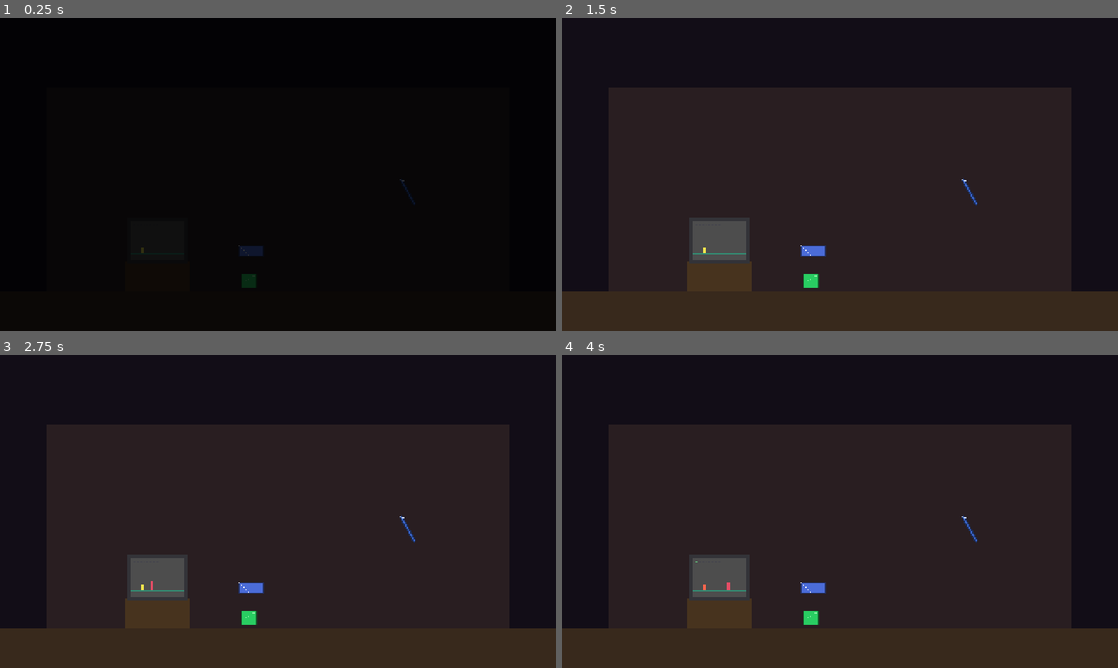
Above: before the commit, frames 1-4 (two rows, left to right).
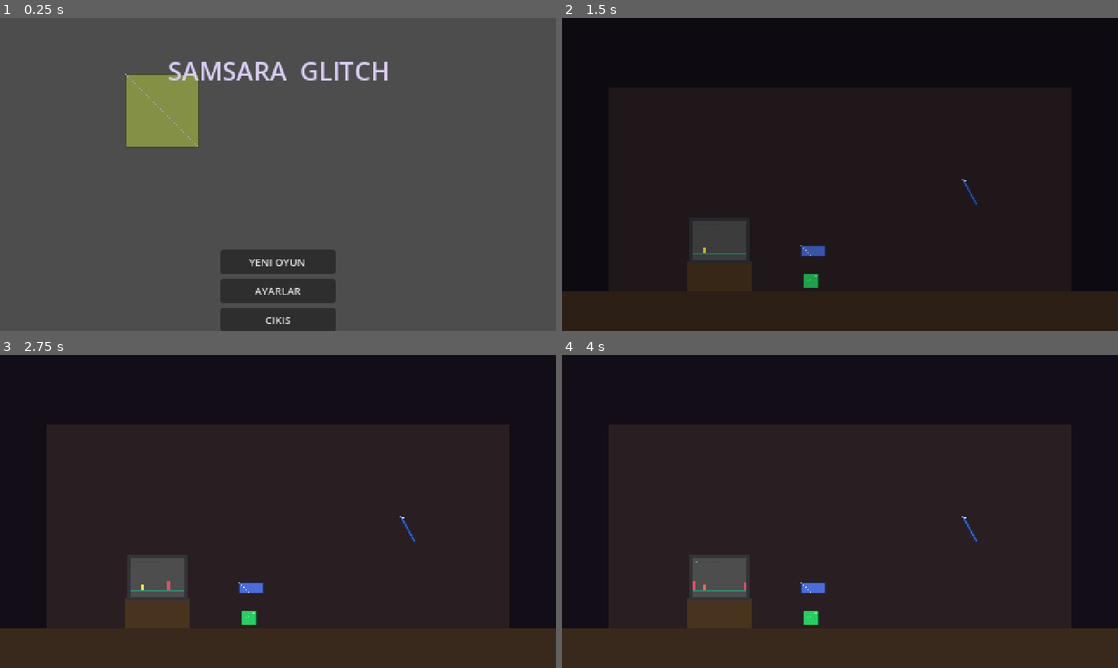
Above: after the commit, the same moments.

Repository: Eruldin/Honor-Meselesi
Game: Godot game, scene res://src/ui/Title.tscn
The game is run twice, just before and just after one commit, with the same random seed, the same clock (stepped at 60 frames per second) and the same inputs. Before the commit the project starts from res://src/levels/prolog/Prolog.tscn.
Inputs (mouse positions are in pixels of both pictures, inside the frame that each line leads up to):
- Up to frame 1 (0.25 s): no input
- Up to frame 2 (1.5 s): click (840, 262) at 0.5 s, where only the run after the commit has a clickable "YENI OYUN"; tap Enter at 1.25 s; move the mouse to (962, 158) at 1.27 s; hold D (move_right) from 1.28 s (still down); tap J (attack) at 1.35 s; click (962, 158) at 1.42 s
- Up to frame 3 (2.75 s): tap Space (jump) at 1.52, 1.82, 2 s; tap L (dash) at 1.55 s; release D (move_right) at 2 s; drag from (166, 527) to (250, 617) at 2.02 s
- Up to frame 4 (4 s): tap Enter at 2.75 s; move the mouse to (895, 442) at 2.77 s; hold D (move_right) 2.78-3.5 s; hold Space (jump) 2.78-3.5 s; tap J (attack) at 3.05 s; drag from (812, 574) to (673, 464) at 3.52 s

The runs differ from the first frame. In frame 1, 100% of the frame differs, in the area x 0-100%, y 0-100%; in frame 2, 0.3%; in frame 3, less than 0.1%; in frame 4, less than 0.1%.

Commit message:
Cila: baslik ekrani + devam etme, ses ayarlari, CREDITS, leak duzeltmeleri
- Title.tscn ana sahne oldu: YENI OYUN / DEVAM ET (kayit varsa,
  bolum eslemesiyle) / AYARLAR / CIKIS
- GameState: Vector2 flag serilestirme (respawn_pos save/load bug'i)
- Settings: music/sfx volume slider'lari + bus uygulamasi
- CREDITS.md: paket ici lisans dosyalarindan gercek lisanslar —
  Modern tiles_Free ve Postapoc ticari kullanim kisitlamasi notu
- PixelRain orphan fix (call_deferred -> direkt add_child)
- Ch7 aydinlatma: bosluk sahnesi okunabilir parlakliga cikti
- record_ch7 araci + test_save.gd (4 yeni test)

Generated with [Devin](https://devin.ai)

Co-Authored-By: Devin <158243242+devin-ai-integration[bot]@users.noreply.github.com>

Diff:
--- a/project.godot
+++ b/project.godot
@@ -12,7 +12,7 @@
 
 config/name="Samsara Glitch"
 config/description="2D aksiyon-platform / meta-anlati. CRT-glitch estetigi, Morfik Yanki form sistemi."
-run/main_scene="res://src/levels/prolog/Prolog.tscn"
+run/main_scene="res://src/ui/Title.tscn"
 config/features=PackedStringArray("4.7", "Forward Plus")
 boot_splash/bg_color=Color(0.05, 0.02, 0.08, 1)
 
--- a/src/core/game_state.gd
+++ b/src/core/game_state.gd
@@ -48,13 +48,20 @@
 
 
 func to_dict() -> Dictionary:
+	var ser_flags := {}
+	for k in flags:
+		var v: Variant = flags[k]
+		if v is Vector2:
+			ser_flags[k] = {"__v2": [v.x, v.y]}
+		else:
+			ser_flags[k] = v
 	return {
 		"version": SAVE_VERSION,
 		"chapter": String(current_chapter),
 		"current_form": String(current_form),
 		"unlocked_forms": unlocked_forms.map(func(f: StringName) -> String: return String(f)),
 		"checkpoint": String(checkpoint_id),
-		"flags": flags.duplicate(),
+		"flags": ser_flags,
 		"play_time": play_time,
 	}
 
@@ -64,7 +71,13 @@
 	current_form = StringName(data.get("current_form", "samurai"))
 	checkpoint_id = StringName(data.get("checkpoint", ""))
 	play_time = float(data.get("play_time", 0.0))
-	flags = data.get("flags", {}).duplicate()
+	flags.clear()
+	for k in data.get("flags", {}):
+		var v: Variant = data["flags"][k]
+		if v is Dictionary and v.has("__v2"):
+			var arr: Array = v["__v2"]
+			v = Vector2(float(arr[0]), float(arr[1]))
+		flags[k] = v
 	unlocked_forms.clear()
 	for f in data.get("unlocked_forms", ["samurai"]):
 		unlocked_forms.append(StringName(f))
--- a/src/core/settings.gd
+++ b/src/core/settings.gd
@@ -9,6 +9,15 @@
 var fx_intensity: float = 0.0      ## CRT/glitch — sadece senaryo anlarinda (glitch_pulse)
 var shake_scale: float = 1.0       ## ekran sarsintisi carpani
 var flash_scale: float = 1.0       ## flas/kivilcim parlakligi carpani
+var music_volume: float = 1.0      ## muzik bus seviyesi (0-1)
+var sfx_volume: float = 1.0        ## sfx bus seviyesi (0-1)
+
+
+func _apply_bus_volume() -> void:
+	for spec in [[&"Music", music_volume], [&"SFX", sfx_volume]]:
+		var idx := AudioServer.get_bus_index(spec[0])
+		if idx >= 0:
+			AudioServer.set_bus_volume_db(idx, linear_to_db(maxf(spec[1], 0.001)) if spec[1] > 0.0 else -80.0)
 
 
 func _ready() -> void:
@@ -30,6 +39,18 @@
 	_commit()
 
 
+func set_music_volume(v: float) -> void:
+	music_volume = clampf(v, 0.0, 1.0)
+	_apply_bus_volume()
+	_commit()
+
+
+func set_sfx_volume(v: float) -> void:
+	sfx_volume = clampf(v, 0.0, 1.0)
+	_apply_bus_volume()
+	_commit()
+
+
 func _commit() -> void:
 	save_settings()
 	changed.emit()
@@ -43,6 +64,8 @@
 		"fx_intensity": fx_intensity,
 		"shake_scale": shake_scale,
 		"flash_scale": flash_scale,
+		"music_volume": music_volume,
+		"sfx_volume": sfx_volume,
 	}))
 
 
@@ -55,4 +78,7 @@
 	fx_intensity = float(data.get("fx_intensity", 0.0))
 	shake_scale = float(data.get("shake_scale", 1.0))
 	flash_scale = float(data.get("flash_scale", 1.0))
+	music_volume = float(data.get("music_volume", 1.0))
+	sfx_volume = float(data.get("sfx_volume", 1.0))
+	_apply_bus_volume()
 	changed.emit()
--- a/src/enemies/glitch_amalgam.gd
+++ b/src/enemies/glitch_amalgam.gd
@@ -35,7 +35,8 @@
 		anims.modulate = Color(0.6, 1.1, 1.2)
 	contact_hitbox.activate(DamageInfo.make(1, self, Vector2.ZERO, true, true))
 	_rain = PixelRain.new()
-	get_parent().call_deferred("add_child", _rain)
+	if get_parent() != null:
+		get_parent().add_child(_rain)
 
 
 func _exit_tree() -> void:
--- a/src/enemies/red_tyrant.gd
+++ b/src/enemies/red_tyrant.gd
@@ -34,7 +34,8 @@
 		sprite.modulate = Color(0.85, 0.2, 0.2)
 	contact_hitbox.activate(DamageInfo.make(1, self, Vector2.ZERO, true, true))
 	_rain = PixelRain.new()
-	get_parent().call_deferred("add_child", _rain)
+	if get_parent() != null:
+		get_parent().add_child(_rain)
 
 
 func _exit_tree() -> void:
--- a/src/levels/ch7/ch7.gd
+++ b/src/levels/ch7/ch7.gd
@@ -45,12 +45,13 @@
 
 func _build_terrain() -> void:
 	var bg := ColorRect.new()
-	bg.color = Color(0.01, 0.01, 0.04)  # bosluk siyahi
+	bg.color = Color(0.05, 0.04, 0.11)  # bosluk siyahi-moru (okunabilir)
 	bg.size = Vector2(480, 270)
 	add_child(bg)
-	# Cok hafif uzak katman — kirik bellek artiklari
+	# Uzak katman — kirik bellek artiklari, soluk mor parilti
 	ParallaxBg.add(self, 480, [
-		{id = &"bg/ash_far", scroll = 0.05, modulate = Color(0.25, 0.2, 0.45, 0.5)},
+		{id = &"bg/ash_far", scroll = 0.05, modulate = Color(0.6, 0.5, 0.9, 0.7)},
+		{id = &"bg/ash_sky", scroll = 0.12, modulate = Color(0.5, 0.5, 0.85, 0.5)},
 	])
 	# Tek genis platform — boslukta asili
 	var body := StaticBody2D.new()
@@ -64,7 +65,7 @@
 	add_child(body)
 	var sp := Sprite2D.new()
 	sp.texture = AssetLoader.tiled_texture(&"terrain/ash_ground", Vector2i(360, 20))
-	sp.modulate = Color(0.35, 0.3, 0.6)
+	sp.modulate = Color(0.6, 0.55, 0.9)
 	sp.global_position = body.global_position
 	add_child(sp)
 	# Karaltma perdesi (cutscene fade icin)
--- /dev/null
+++ b/src/ui/Title.tscn
@@ -0,0 +1,6 @@
+[gd_scene load_steps=2 format=3 uid="uid://samsara_title"]
+
+[ext_resource type="Script" path="res://src/ui/title.gd" id="1_title"]
+
+[node name="Title" type="Node2D"]
+script = ExtResource("1_title")
--- a/src/ui/settings_menu.gd
+++ b/src/ui/settings_menu.gd
@@ -34,6 +34,8 @@
 	vbox.add_child(_slider_row("Efekt", Settings.fx_intensity, Settings.set_fx_intensity))
 	vbox.add_child(_slider_row("Sarsinti", Settings.shake_scale, Settings.set_shake_scale))
 	vbox.add_child(_slider_row("Flas", Settings.flash_scale, Settings.set_flash_scale))
+	vbox.add_child(_slider_row("Muzik", Settings.music_volume, Settings.set_music_volume))
+	vbox.add_child(_slider_row("Ses", Settings.sfx_volume, Settings.set_sfx_volume))
 
 	var hint := Label.new()
 	hint.text = "Esc: kapat"
--- /dev/null
+++ b/src/ui/title.gd
@@ -0,0 +1,94 @@
+extends Node2D
+## Baslik ekrani: YENI OYUN / DEVAM ET (kayit varsa) / AYARLAR / CIKIS.
+## Devam, kaydedilen bolume atlar (GameState.current_chapter).
+
+const CHAPTER_SCENES := {
+	&"prolog": "res://src/levels/prolog/Prolog.tscn",
+	&"ch1": "res://src/levels/ch1/Ch1.tscn",
+	&"ch2": "res://src/levels/ch2/Ch2.tscn",
+	&"ch3": "res://src/levels/ch3/Ch3.tscn",
+	&"ch4": "res://src/levels/ch4/Ch4.tscn",
+	&"ch5": "res://src/levels/ch5/Ch5.tscn",
+	&"ch6": "res://src/levels/ch6/Ch6.tscn",
+	&"ch7": "res://src/levels/ch7/Ch7.tscn",
+}
+
+var _settings: SettingsMenu
+
+
+func _ready() -> void:
+	GameState.play_time = 0.0
+	var bg := ColorRect.new()
+	bg.color = Color(0.03, 0.02, 0.07)
+	bg.set_anchors_preset(Control.PRESET_FULL_RECT)
+	add_child(bg)
+
+	# Soluk ay + samuray silueti (sessiz tanitim)
+	var moon := Sprite2D.new()
+	AssetLoader.apply_to_sprite(moon, &"bg/moon", Vector2i(64, 64))
+	moon.position = Vector2(140, 80)
+	moon.modulate = Color(0.8, 0.8, 0.9, 0.7)
+	add_child(moon)
+
+	var frames: SpriteFrames = AssetLoader.frames(&"player/samurai/idle")
+	if frames != null and frames.has_animation(&"default"):
+		var sam := AnimatedSprite2D.new()
+		sam.sprite_frames = frames
+		sam.play(&"default")
+		sam.position = Vector2(240, 158)
+		add_child(sam)
+	else:
+		var ph := Sprite2D.new()
+		AssetLoader.apply_to_sprite(ph, &"boot/placeholder", Vector2i(24, 40))
+		ph.position = Vector2(240, 190)
+		add_child(ph)
+
+	var title := Label.new()
+	title.text = "SAMSARA  GLITCH"
+	title.add_theme_font_size_override("font_size", 22)
+	title.add_theme_color_override("font_color", Color(0.85, 0.8, 0.95))
+	title.position = Vector2(240 - title.get_theme_default_font().get_string_size(title.text, HORIZONTAL_ALIGNMENT_LEFT, -1, 22).x / 2.0, 30)
+	add_child(title)
+
+	var vbox := VBoxContainer.new()
+	vbox.add_theme_constant_override("separation", 4)
+	vbox.position = Vector2(190, 200)
+	add_child(vbox)
+	if SaveSystem.has_save():
+		vbox.add_child(_btn("DEVAM ET", _on_continue))
+	vbox.add_child(_btn("YENI OYUN", _on_new_game))
+	vbox.add_child(_btn("AYARLAR", _on_settings))
+	if not OS.has_feature("web"):
+		vbox.add_child(_btn("CIKIS", func() -> void: get_tree().quit()))
+
+	_settings = SettingsMenu.new()
+	add_child(_settings)
+	AudioManager.play_music(&"music/prolog")
+
+
+func _btn(text: String, cb: Callable) -> Button:
+	var b := Button.new()
+	b.text = text
+	b.custom_minimum_size = Vector2(100, 14)
+	b.add_theme_font_size_override("font_size", 9)
+	b.pressed.connect(cb)
+	return b
+
+
+func _on_new_game() -> void:
+	SaveSystem.wipe()
+	GameState.reset()
+	EventBus.scene_change_requested.emit(CHAPTER_SCENES[&"prolog"])
+
+
+func _on_continue() -> void:
+	if SaveSystem.load_game() != OK:
+		_on_new_game()
+		return
+	var scene: String = CHAPTER_SCENES.get(GameState.current_chapter, CHAPTER_SCENES[&"prolog"])
+	EventBus.scene_change_requested.emit(scene)
+
+
+func _on_settings() -> void:
+	if _settings.visible == false:
+		_settings.toggle()
--- /dev/null
+++ b/tests/test_save.gd
@@ -0,0 +1,53 @@
+extends GutTest
+## Kayit sistemi: chapter eslemesi, Vector2 flag roundtrip, devam etme.
+
+const TitleScript := preload("res://src/ui/title.gd")
+
+
+func before_each() -> void:
+	GameState.reset()
+	SaveSystem.wipe()
+
+
+func after_each() -> void:
+	GameState.reset()
+	SaveSystem.wipe()
+
+
+func test_save_roundtrip_preserves_chapter_and_vector_flags() -> void:
+	GameState.current_chapter = &"ch5"
+	GameState.checkpoint_id = &"ch5_ruins"
+	GameState.unlock_form(&"tavuk")
+	GameState.set_flag(&"respawn_pos", Vector2(123.5, 200.25))
+	GameState.set_flag(&"boss_intro_done", true)
+	assert_eq(SaveSystem.save_game(), OK)
+	GameState.reset()
+	assert_eq(SaveSystem.load_game(), OK)
+	assert_eq(GameState.current_chapter, &"ch5")
+	assert_eq(GameState.checkpoint_id, &"ch5_ruins")
+	assert_true(GameState.unlocked_forms.has(&"tavuk"))
+	var pos: Variant = GameState.get_flag(&"respawn_pos")
+	assert_true(pos is Vector2, "respawn_pos Vector2 olarak geri yuklenmeli")
+	assert_almost_eq(pos.x, 123.5, 0.01)
+	assert_almost_eq(pos.y, 200.25, 0.01)
+	assert_eq(GameState.get_flag(&"boss_intro_done"), true)
+
+
+func test_continue_maps_chapter_to_scene() -> void:
+	assert_eq(TitleScript.CHAPTER_SCENES[&"ch5"], "res://src/levels/ch5/Ch5.tscn")
+	assert_eq(TitleScript.CHAPTER_SCENES[&"ch7"], "res://src/levels/ch7/Ch7.tscn")
+	for ch in TitleScript.CHAPTER_SCENES:
+		assert_true(ResourceLoader.exists(TitleScript.CHAPTER_SCENES[ch]),
+			"sahne mevcut olmali: %s" % TitleScript.CHAPTER_SCENES[ch])
+
+
+func test_load_without_save_fails_cleanly() -> void:
+	assert_eq(SaveSystem.load_game(), ERR_FILE_NOT_FOUND)
+
+
+func test_settings_volume_persists() -> void:
+	var old_music := Settings.music_volume
+	Settings.set_music_volume(0.4)
+	var data: Variant = JSON.parse_string(FileAccess.get_file_as_string(Settings.PATH))
+	assert_almost_eq(float(data.get("music_volume", -1.0)), 0.4, 0.001)
+	Settings.set_music_volume(old_music)
--- /dev/null
+++ b/tools/RecordCh7.tscn
@@ -0,0 +1,6 @@
+[gd_scene load_steps=2 format=3 uid="uid://samsara_recch7"]
+
+[ext_resource type="Script" path="res://tools/record_ch7.gd" id="1_rec"]
+
+[node name="RecordCh7" type="Node2D"]
+script = ExtResource("1_rec")
--- /dev/null
+++ b/tools/ShootTitle.tscn
@@ -0,0 +1,4 @@
+[gd_scene load_steps=2 format=3 uid="uid://samsara_shoottitle"]
+[ext_resource type="Script" path="res://tools/shoot_title.gd" id="1_s"]
+[node name="ShootTitle" type="Node2D"]
+script = ExtResource("1_s")
--- /dev/null
+++ b/tools/record_ch7.gd
@@ -0,0 +1,70 @@
+extends "res://src/levels/ch7/ch7.gd"
+## M8 PR kaydi: Kul Diyari turu — saga yuru, kovanlari kes, yarasalardan
+## kac, dinlen, arena, Kul Muhafizi. build/capture_c7/ altina PNG yazar.
+
+var _ai: AIInputSource
+var _frames_dir := "res://build/capture_c7"
+var _capture_count := 0
+var _capturing := false
+
+
+func _ready() -> void:
+	auto_advance = false
+	_ai = AIInputSource.new()
+	super._ready()
+	creature.set_input_source(_ai)
+	DirAccess.make_dir_recursive_absolute(ProjectSettings.globalize_path(_frames_dir))
+	_run_script()
+
+
+func _wait(sec: float) -> void:
+	await get_tree().create_timer(sec).timeout
+
+
+func _fight() -> void:
+	_ai.tap(&"attack")
+	await _wait(0.4)
+	_ai.tap(&"attack")
+	await _wait(0.4)
+
+
+func _walk_to(x: float, timeout := 14.0) -> void:
+	var t := 0.0
+	while creature.global_position.x < x and t < timeout:
+		if not is_instance_valid(samurai):
+			return
+		_ai.axis(1.0)
+		await get_tree().create_timer(0.1).timeout
+		t += 0.1
+	_ai.axis(0.0)
+
+
+func _run_script() -> void:
+	await _wait(0.8)
+	_capturing = true
+	for i in 14:
+		_ai.axis(-1.0 if _ai.flip else 1.0) if false else _ai.axis(1.0)
+		await _wait(0.25)
+		_ai.axis(0.0)
+		_ai.tap(&"attack")
+		await _wait(0.45)
+		if i % 4 == 2:
+			_ai.tap(&"dash")
+		if i % 5 == 4:
+			_ai.tap(&"jump")
+		await _wait(0.4)
+	_capturing = false
+	print("capture done: %d frames" % _capture_count)
+	get_tree().quit()
+
+
+func _process(delta: float) -> void:
+	super._process(delta)
+	if not _capturing:
+		return
+	_capture_count += 1
+	if _capture_count % 3 != 0:
+		return
+	var img := get_viewport().get_texture().get_image()
+	img.resize(480, 270, Image.INTERPOLATE_NEAREST)
+	img.save_png("%s/f%04d.png" % [_frames_dir, _capture_count])
--- /dev/null
+++ b/tools/shoot_title.gd
@@ -0,0 +1,6 @@
+extends Node2D
+func _ready() -> void:
+	add_child(load("res://src/ui/Title.tscn").instantiate())
+	await get_tree().create_timer(1.2).timeout
+	get_viewport().get_texture().get_image().save_png("C:/Users/PC/AppData/Local/Temp/title.png")
+	get_tree().quit()
Not shown, added: src/ui/title.gd.uid
Not shown, added: tests/test_save.gd.uid
Not shown, added: tools/record_ch7.gd.uid
Not shown, changed: CREDITS.md
